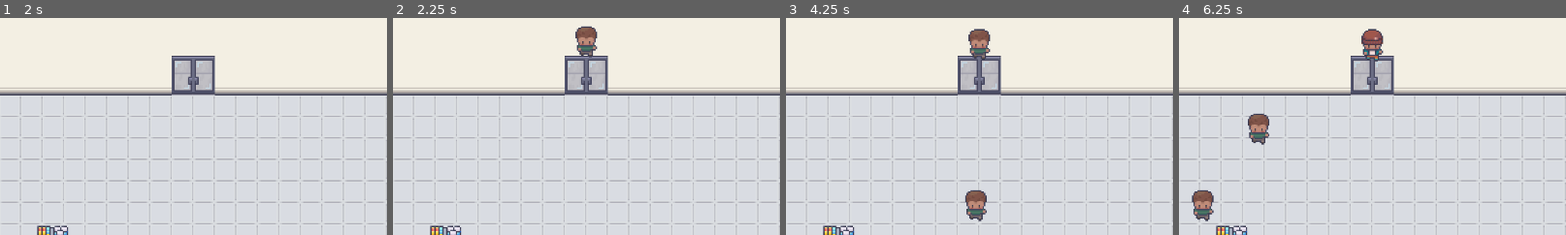
Above: before the commit, frames 1-4 (left to right).
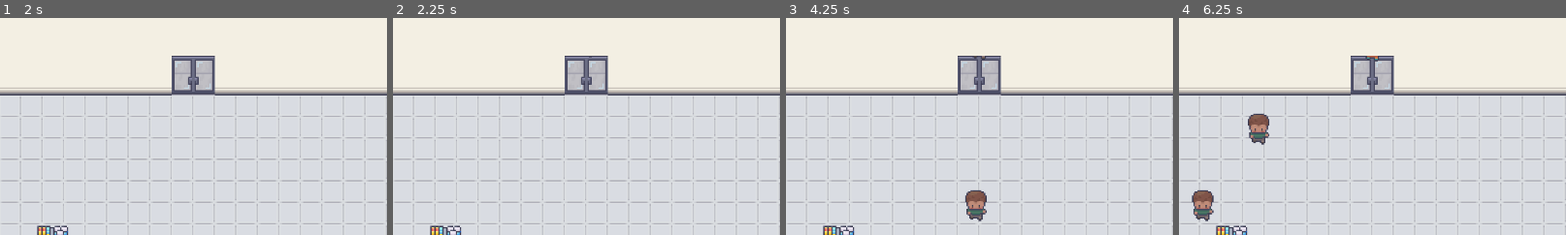
Above: after the commit, the same moments.

Repository: emilykrohn/Checkout
Game: Godot game, scene res://Scenes/main.tscn
Two runs of this game, one before a commit and one after it. Both use one fixed random seed, a clock stepped at 60 frames per second and the inputs below.
Inputs:
- Up to frame 1 (2 s): tap Enter at 0.5 s; tap Space at 1.25 s
- Up to frame 2 (2.25 s): tap Enter at 2 s
- Up to frame 3 (4.25 s): no input
- Up to frame 4 (6.25 s): no input
The pictures show only the part of the screen within x 22-72%, y 12-62%; the shares and areas given below are measured in that part.

Frame 1 is identical in both runs. In frame 2, 0.7% of the frame differs, in the area x 47-53%, y 3-18%; in frame 3, 0.6%; in frame 4, 0.6%.

Commit message:
Wall is above customers when they spawn

Diff:
--- a/Scenes/main.tscn
+++ b/Scenes/main.tscn
@@ -6364,6 +6364,7 @@
 animation = &"closed"
 
 [node name="Wall" parent="game" instance=ExtResource("4_idwbm")]
+z_index = 1
 position = Vector2(544.75, 77)
 scale = Vector2(9.34375, 7)
 
